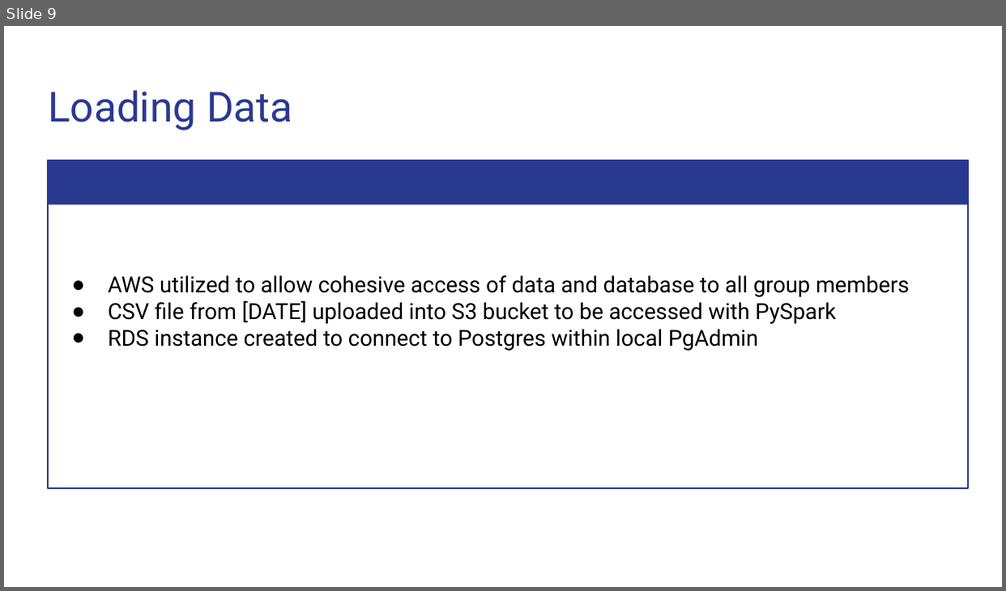
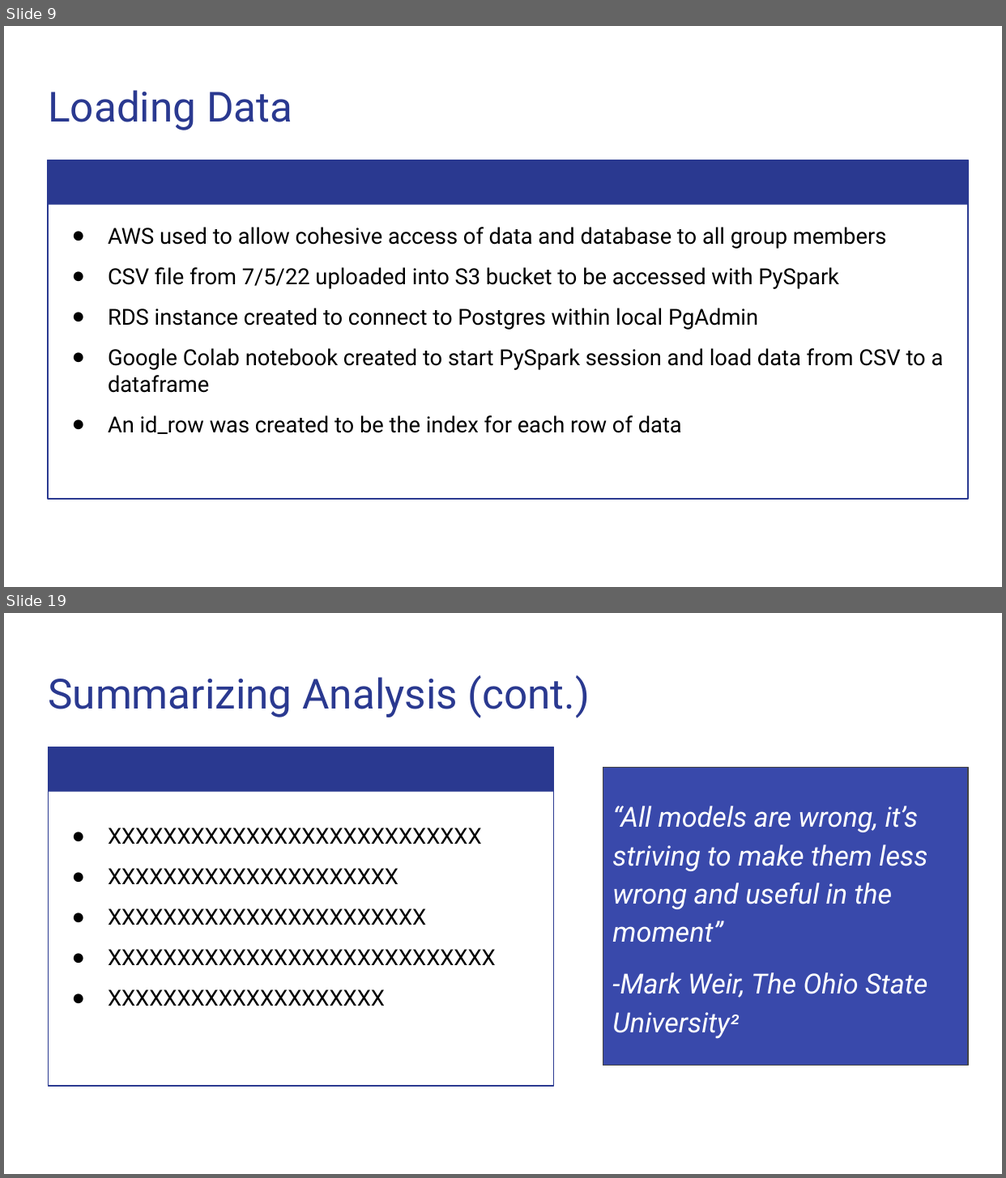
Before and after one commit to Magzzie/COVID-19_Analysis, a slide deck: COVID-19 Analysis.pptx. Shown one above the other, each under a label of ours: slide 9 before the commit, slides 9 and 19 after it; the slides between them are not shown. The pictures are 1006x591 and 1006x1178 pixels, drawn with LibreOffice and Linux fonts; fonts in the diff are those of the drawing. Boxes give left, top, right and bottom in pixels: in the first picture for what was removed or moved away, otherwise in the second. Text is boxed around its words. In the diff, an @@ line names an element or a change of style, - is before the commit and + after.

```diff
--- a/COVID-19 Analysis.pptx
+++ b/COVID-19 Analysis.pptx
@@ slide 19 added at (x1=4, y1=613, x2=1002, y2=1174), background #FFFFFF @@
@@ title added at (x1=48, y1=675, x2=590, y2=718), 30 pt, text #2A3990 @@
+Summarizing Analysis (cont.)
@@ rectangle added at (x1=48, y1=747, x2=554, y2=792), fill #2A3990 @@
@@ rectangle added at (x1=48, y1=747, x2=554, y2=1086), outline #2A3990 0.75 pt, 16 pt, text #000000 @@
+● XXXXXXXXXXXXXXXXXXXXXXXXXXX
+● XXXXXXXXXXXXXXXXXXXXX
+● XXXXXXXXXXXXXXXXXXXXXXX
+● XXXXXXXXXXXXXXXXXXXXXXXXXXXX
+● XXXXXXXXXXXXXXXXXXXX
@@ rectangle added at (x1=603, y1=768, x2=968, y2=1065), fill #3949AB, outline #434343 0.75 pt, 20 pt, text #FFFFFF, italic @@
+“All models are wrong, it’s striving to make them less wrong and useful in the moment”
+-Mark Weir, The Ohio State University²
@@ slide 9 changed as well @@
@@ rectangle "AWS used to allow cohesive ..." resized from (x1=48, y1=160, x2=968, y2=488) to (x1=48, y1=160, x2=968, y2=499) @@
@@ text in rectangle at (x1=108, y1=227, x2=886, y2=289): text changed @@
-● AWS utilized to allow cohesive access of data and database to all group members
-● CSV file from [DATE] uploaded into S3 bucket to be accessed with PySpark
+● AWS used to allow cohesive access of data and database to all group members
+● CSV file from 7/5/22 uploaded into S3 bucket to be accessed with PySpark
@@ text in rectangle at (x1=108, y1=308, x2=758, y2=330): more space between paragraphs @@
@@ text in rectangle at (x1=108, y1=348, x2=944, y2=434): paragraphs added @@
+● Google Colab notebook created to start PySpark session and load data from CSV to a dataframe
+● An id_row was created to be the index for each row of data
```
Also in this commit, not shown: 8 other slides changed, 11 other slides added, 6 slides removed, 3 other files.
